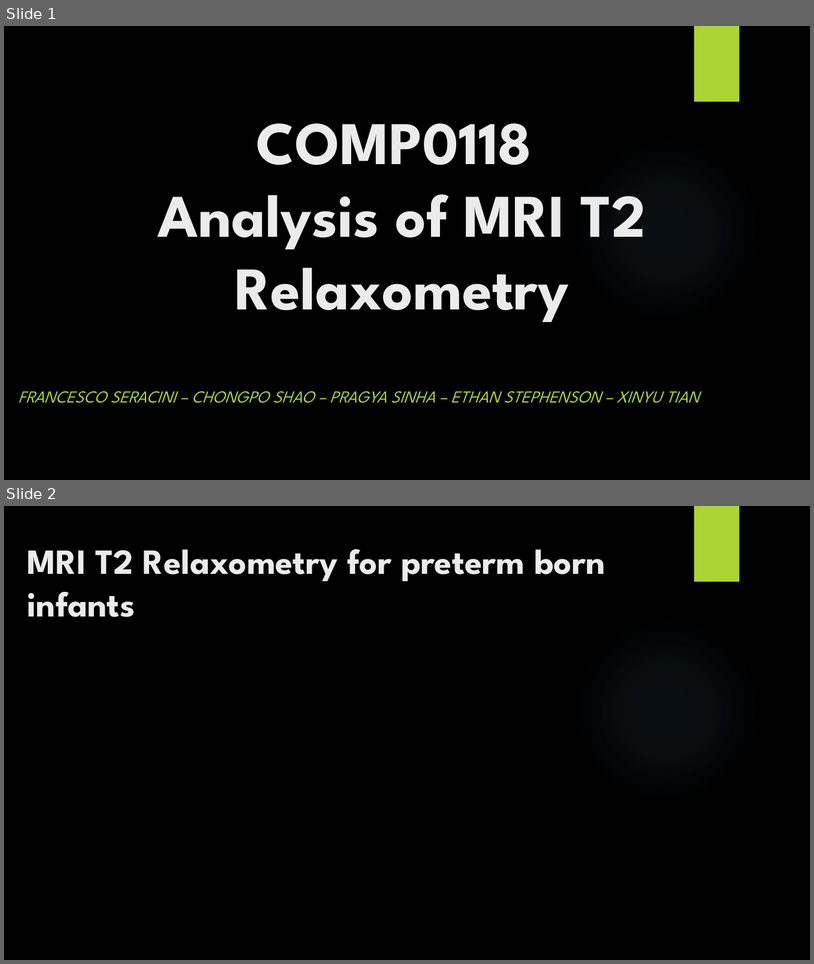
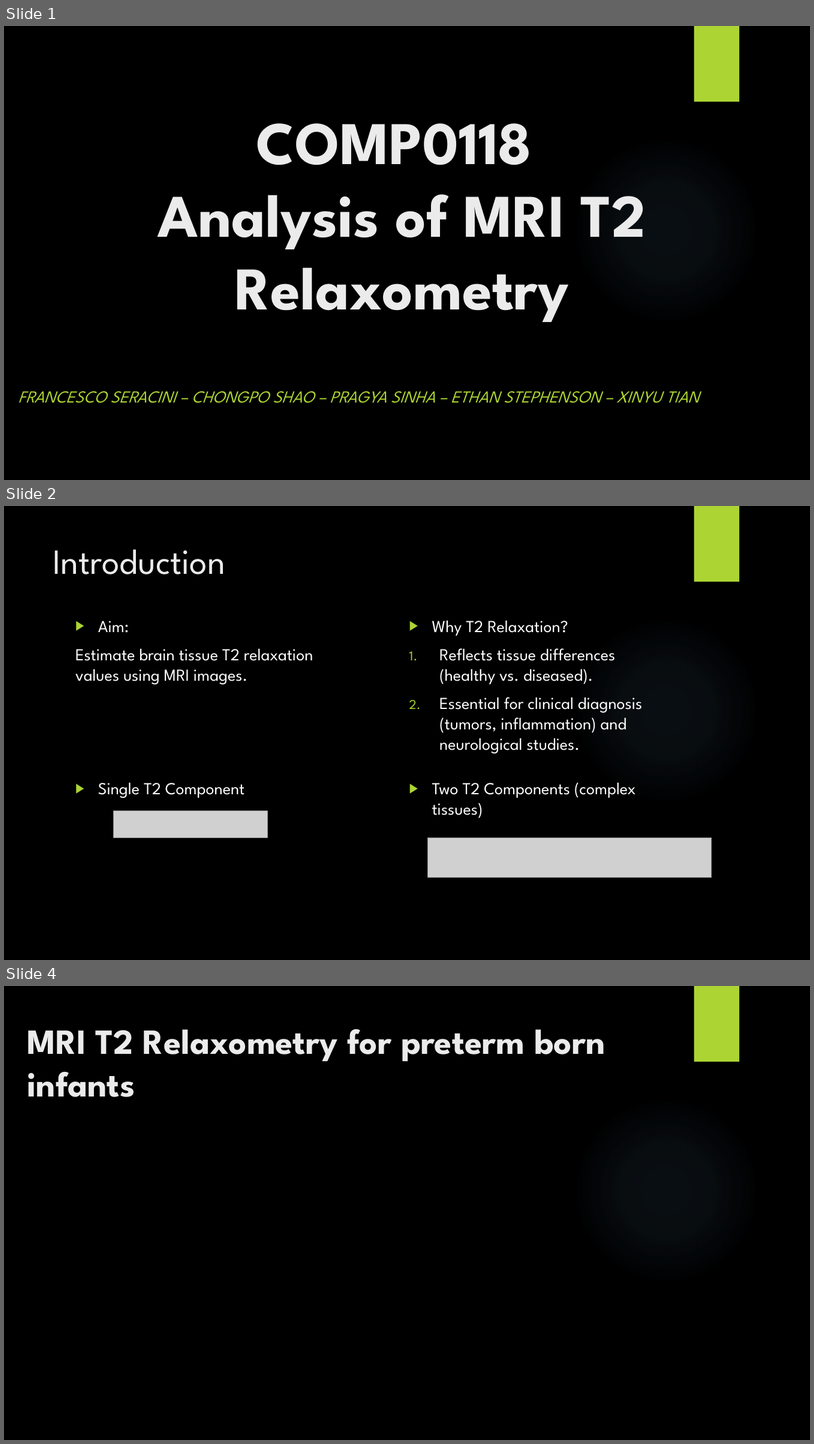
Before and after one commit to Popoa4/COMP0118-CMBI-CW3, a slide deck: COMP0118 presentation.pptx. Shown one above the other, each under a label of ours: slides 1 and 2 before the commit, slides 1, 2 and 4 after it; the slides between them are not shown. The pictures are 814x964 and 814x1444 pixels, drawn with LibreOffice and Linux fonts; fonts in the diff are those of the drawing; grey boxes stand for pictures; background and template pictures are left out. Boxes give left, top, right and bottom in pixels: in the first picture for what was removed or moved away, otherwise in the second. Text is boxed around its words. In the diff, an @@ line names an element or a change of style, - is before the commit and + after.

Commit message:
Add files via upload
Update presentation slide 1-2

```diff
--- a/COMP0118 presentation.pptx
+++ b/COMP0118 presentation.pptx
@@ slide 2 added at bbox=[4, 506, 810, 960], background picture (left out); not listed: 2 template elements that a slide beside it also shows @@
@@ title added at bbox=[53, 549, 225, 574], 42 pt, text #EBEBEB @@
+Introduction
@@ text added at bbox=[75, 621, 314, 684], 20 pt, text #FFFFFF @@
+▶ Aim:
+Estimate brain tissue T2 relaxation values using MRI images.
@@ text added at bbox=[432, 620, 642, 753], 20 pt, text #FFFFFF @@
+▶ Why T2 Relaxation?
+1. Reflects tissue differences (healthy vs. diseased).
+2. Essential for clinical diagnosis (tumors, inflammation) and neurological studies.
@@ text added at bbox=[98, 782, 245, 798], 20 pt, text #FFFFFF @@
+▶ Single T2 Component
@@ text added at bbox=[432, 782, 636, 818], 20 pt, text #FFFFFF @@
+▶ Two T2 Components (complex tissues)
@@ picture added at bbox=[113, 810, 268, 838] @@
@@ picture added at bbox=[428, 838, 712, 877] @@
@@ what was slide 2 is now slide 4 @@
```
Also in this commit, not shown: 1 other slide added.
